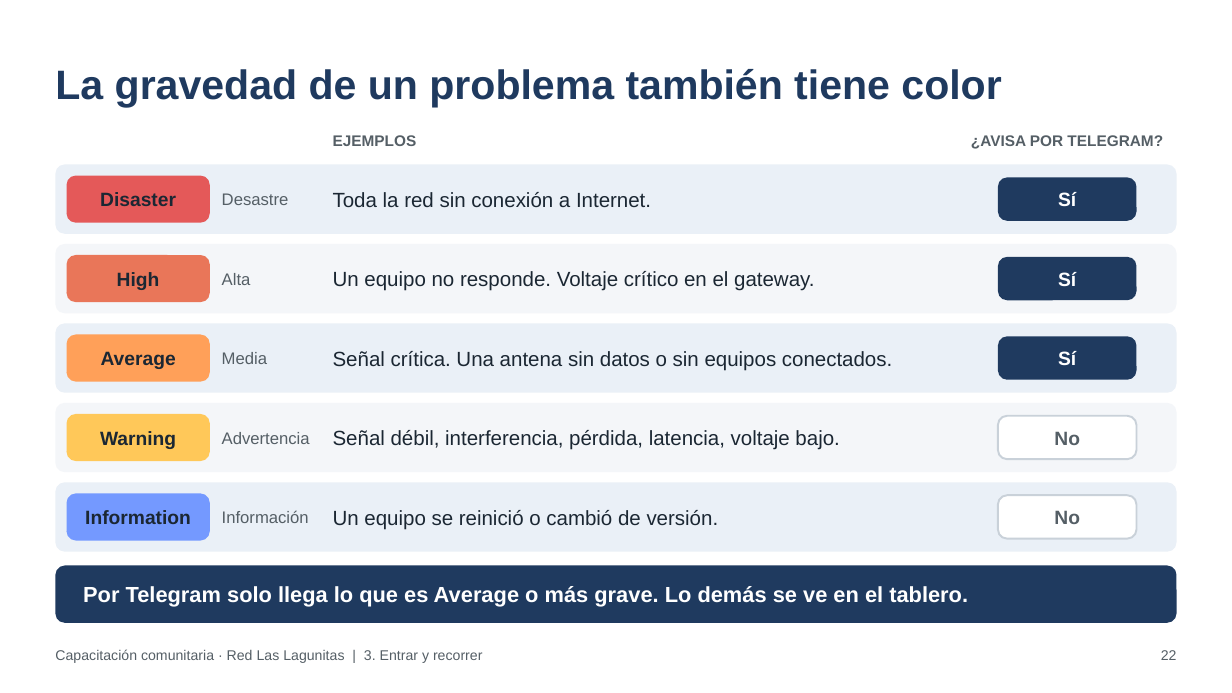
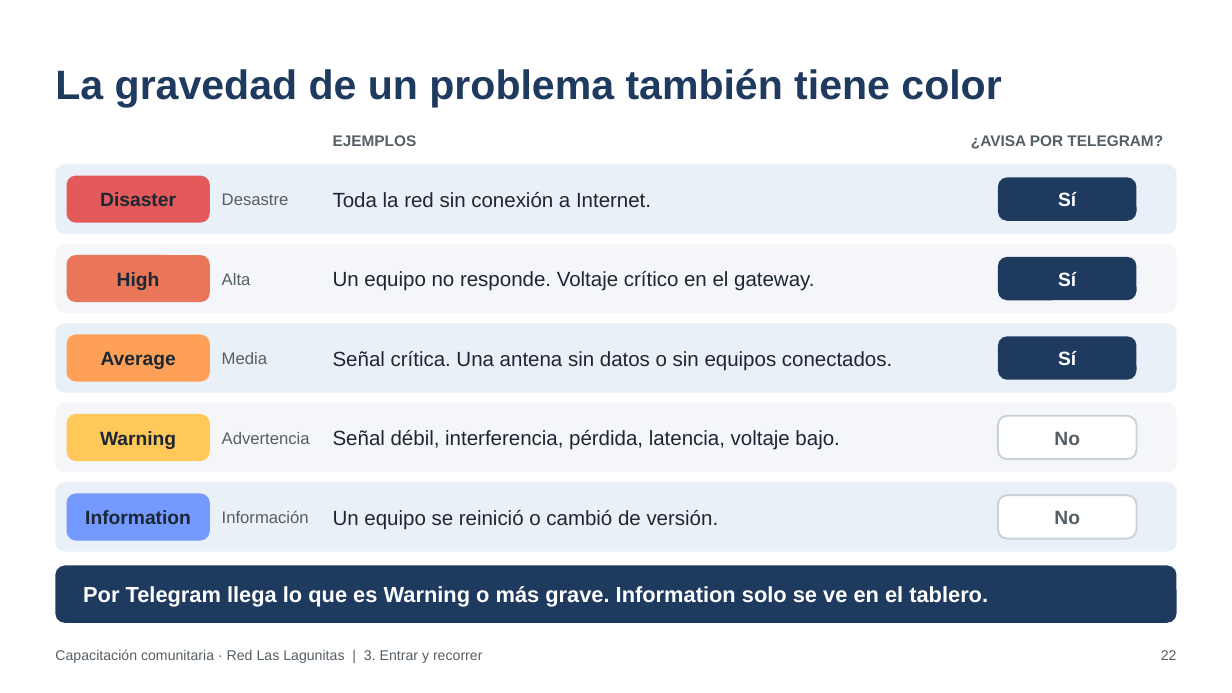
Before and after one commit to ecoranti/zabbix-lagunitas, a slide deck: slide 22 of docs/Capacitacion comunitaria - Red Las Lagunitas.pptx. Drawn at 1232x693 pixels with LibreOffice and Linux fonts; fonts in the diff are those of the drawing. Boxes give left, top, right and bottom in pixels: in the first picture for what was removed or moved away, otherwise in the second. Text is boxed around its words. In the diff, an @@ line names an element or a change of style, - is before the commit and + after.

```diff
--- a/docs/Capacitacion comunitaria - Red Las Lagunitas.pptx
+++ b/docs/Capacitacion comunitaria - Red Las Lagunitas.pptx
@@ text at (83,586,988,607): text changed @@
-Por Telegram solo llega lo que es Average o más grave. Lo demás se ve en el tablero.
+Por Telegram llega lo que es Warning o más grave. Information solo se ve en el tablero.
```
Also in this commit, not shown: 4 other slides changed, 16 other files.
